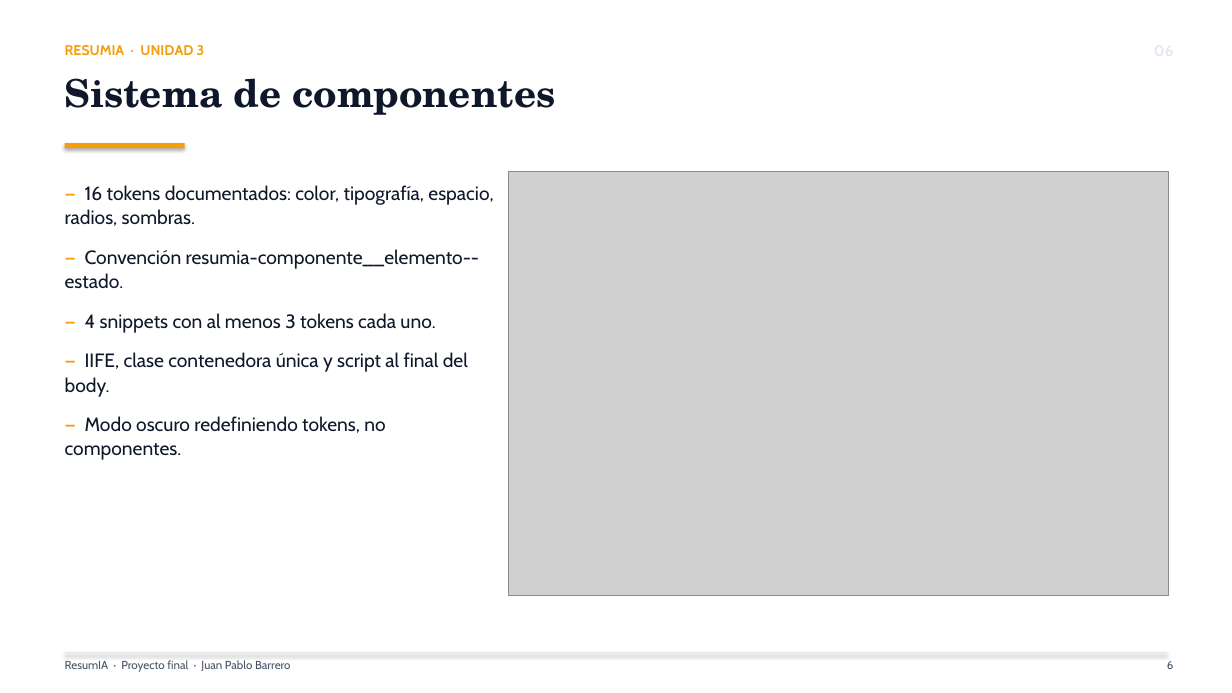
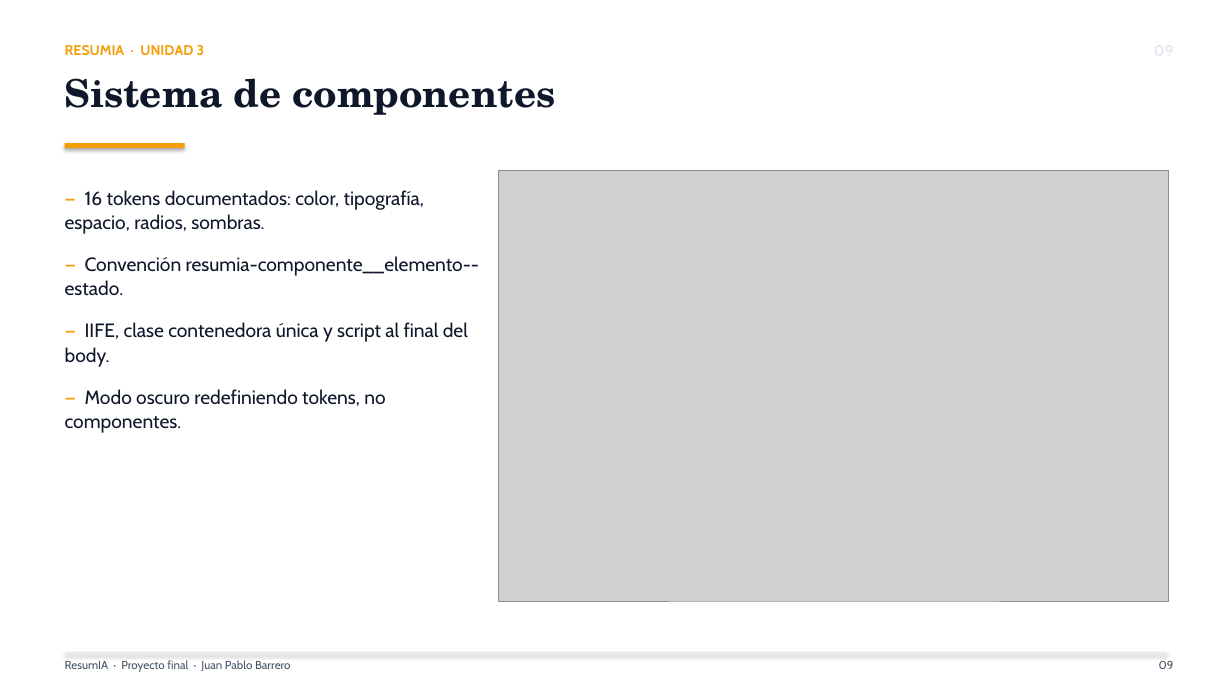
Before and after one commit to kanonufo/landing-page-ia, a slide deck: slide 9 of docs/unidad3/E34_memoria/presentacion_resumia.pptx (slide 6 before the commit). Drawn at 1232x693 pixels with LibreOffice and Linux fonts; fonts in the diff are those of the drawing; grey boxes stand for pictures. Boxes give left, top, right and bottom in pixels: in the first picture for what was removed or moved away, otherwise in the second. Text is boxed around its words. In the diff, an @@ line names an element or a change of style, - is before the commit and + after.

```diff
--- a/docs/unidad3/E34_memoria/presentacion_resumia.pptx
+++ b/docs/unidad3/E34_memoria/presentacion_resumia.pptx
@@ picture: place and size @@
-picture at [508,171,1169,596]
+picture at [499,170,1169,601]
@@ text "— 16 tokens documentados: color, ..." at [65,190,479,433]: more space between paragraphs @@
@@ text at [85,313,435,333]: paragraph removed @@
-— 4 snippets con al menos 3 tokens cada uno.
@@ text at [1159,661,1174,669]: text changed @@
-6
+09
```
Also in this commit, not shown: 6 other slides changed, 5 slides added, 17 other files.
